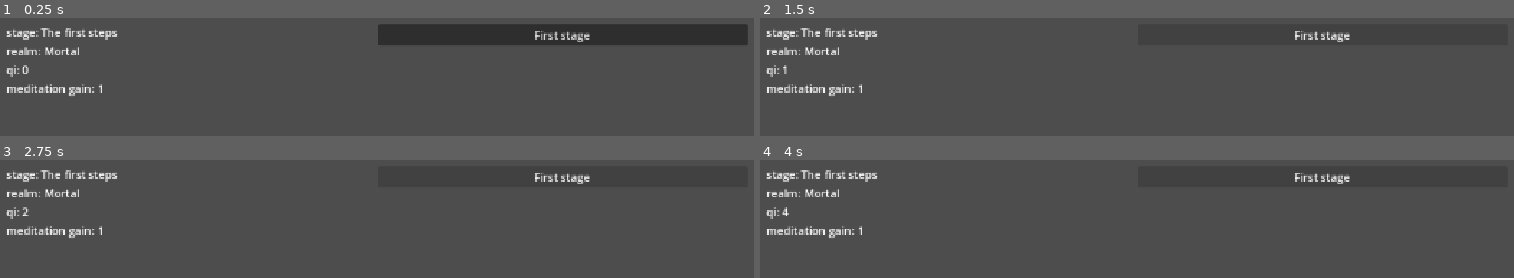
Above: before the commit, frames 1-4 (two rows, left to right).
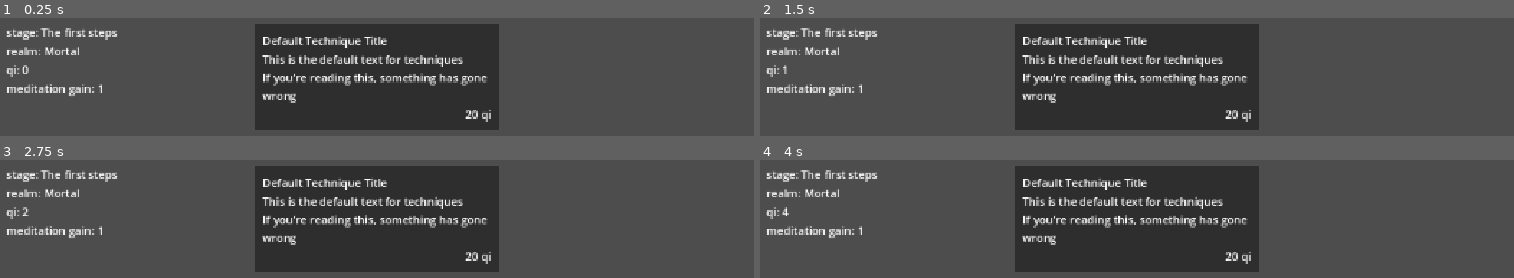
Above: after the commit, the same moments.

Repository: sininen-blue/untitled-xianxia-incremental
Game: Godot game, scene res://src/core/main/main.tscn
The game is run twice, just before and just after one commit, with the same random seed, the same clock (stepped at 60 frames per second) and the same inputs.
Inputs (mouse positions are in pixels of both pictures, inside the frame that each line leads up to):
- Up to frame 1 (0.25 s): no input
- Up to frame 2 (1.5 s): click (1325, 34) at 0.5 s, where only the run before the commit has a clickable "First stage"; click (1325, 34) at 1.25 s, where only the run before the commit has a clickable "First stage"
- Up to frame 3 (2.75 s): click (565, 176) at 2 s, where only the run before the commit has a clickable "First stage"
- Up to frame 4 (4 s): tap Enter at 2.75 s; tap Space at 3.5 s

The runs differ from the first frame. In frame 1, 30% of the frame differs, in the area x 33-100%, y 5-95%; in frame 2, 25%; in frame 3, 25%; in frame 4, 25%.

Commit message:
technique

Diff:
--- /dev/null
+++ b/src/resources/themes/main.tres
@@ -0,0 +1,3 @@
+[gd_resource type="Theme" format=3 uid="uid://l4mmehyo7jxy"]
+
+[resource]
--- a/src/ui/main_ui/main_ui.tscn
+++ b/src/ui/main_ui/main_ui.tscn
@@ -1,6 +1,8 @@
 [gd_scene format=3 uid="uid://dpr3eafsrn75o"]
 
+[ext_resource type="Theme" uid="uid://l4mmehyo7jxy" path="res://src/resources/themes/main.tres" id="1_tmtft"]
 [ext_resource type="Script" uid="uid://btr8barxd2ra6" path="res://src/ui/main_ui/main_ui.gd" id="1_yhysy"]
+[ext_resource type="PackedScene" uid="uid://lr4aohubi8s3" path="res://src/ui/technique_card/technique_card.tscn" id="2_jhtxo"]
 
 [node name="MainUI" type="Control" unique_id=1625819330]
 layout_mode = 3
@@ -9,6 +11,7 @@
 anchor_bottom = 1.0
 grow_horizontal = 2
 grow_vertical = 2
+theme = ExtResource("1_tmtft")
 script = ExtResource("1_yhysy")
 metadata/_edit_lock_ = true
 
@@ -34,23 +37,36 @@
 [node name="StageLabel" type="Label" parent="MarginContainer/Main/Stats" unique_id=1001363483]
 unique_name_in_owner = true
 layout_mode = 2
+text = "Stage: "
 
 [node name="RealmLabel" type="Label" parent="MarginContainer/Main/Stats" unique_id=1043749135]
 unique_name_in_owner = true
 layout_mode = 2
+text = "Realm"
 
 [node name="QiLabel" type="Label" parent="MarginContainer/Main/Stats" unique_id=1795059035]
 unique_name_in_owner = true
 layout_mode = 2
+text = "Qi: "
 
 [node name="MeditationGainLabel" type="Label" parent="MarginContainer/Main/Stats" unique_id=520145019]
 unique_name_in_owner = true
 layout_mode = 2
+text = "Meditation Gain: "
 
-[node name="Techniques" type="VBoxContainer" parent="MarginContainer/Main" unique_id=161377309]
+[node name="ScrollContainer" type="ScrollContainer" parent="MarginContainer/Main" unique_id=1107817299]
 layout_mode = 2
 size_flags_horizontal = 3
 
-[node name="Button" type="Button" parent="MarginContainer/Main/Techniques" unique_id=1047500064]
+[node name="Techniques" type="VBoxContainer" parent="MarginContainer/Main/ScrollContainer" unique_id=161377309]
+unique_name_in_owner = true
 layout_mode = 2
-text = "First stage "
+size_flags_horizontal = 3
+
+[node name="TechniqueCard" parent="MarginContainer/Main/ScrollContainer/Techniques" unique_id=1899685124 instance=ExtResource("2_jhtxo")]
+layout_mode = 2
+
+[node name="Shop" type="VBoxContainer" parent="MarginContainer/Main" unique_id=1760074264]
+unique_name_in_owner = true
+layout_mode = 2
+size_flags_horizontal = 3
--- /dev/null
+++ b/src/ui/technique_card/technique_card.gd
@@ -0,0 +1,4 @@
+class_name TechniqueCard
+extends MarginContainer
+
+@export var cost_type: int = 0
--- /dev/null
+++ b/src/ui/technique_card/technique_card.tscn
@@ -0,0 +1,50 @@
+[gd_scene format=3 uid="uid://lr4aohubi8s3"]
+
+[ext_resource type="Script" uid="uid://dn7i161xi4q0s" path="res://src/ui/technique_card/technique_card.gd" id="1_ksjgd"]
+
+[node name="TechniqueCard" type="MarginContainer" unique_id=753202031]
+anchors_preset = 8
+anchor_left = 0.5
+anchor_top = 0.5
+anchor_right = 0.5
+anchor_bottom = 0.5
+offset_left = -150.0
+offset_top = -102.5
+offset_right = 54.0
+offset_bottom = 102.5
+grow_horizontal = 2
+grow_vertical = 2
+size_flags_horizontal = 3
+script = ExtResource("1_ksjgd")
+
+[node name="Background" type="ColorRect" parent="." unique_id=1894028873]
+layout_mode = 2
+color = Color(0, 0, 0, 0.39215687)
+
+[node name="TextMargins" type="MarginContainer" parent="." unique_id=785373490]
+layout_mode = 2
+theme_override_constants/margin_left = 12
+theme_override_constants/margin_top = 12
+theme_override_constants/margin_right = 12
+theme_override_constants/margin_bottom = 12
+
+[node name="VBoxContainer" type="VBoxContainer" parent="TextMargins" unique_id=523609296]
+layout_mode = 2
+
+[node name="Title" type="Label" parent="TextMargins/VBoxContainer" unique_id=2048813653]
+layout_mode = 2
+text = "Default Technique Title"
+
+[node name="Description" type="Label" parent="TextMargins/VBoxContainer" unique_id=753279791]
+custom_minimum_size = Vector2(1, 1)
+layout_mode = 2
+text = "This is the default text for techniques
+If you're reading this, something has gone wrong"
+autowrap_mode = 3
+
+[node name="Cost" type="Label" parent="TextMargins/VBoxContainer" unique_id=1342379275]
+custom_minimum_size = Vector2(1, 1)
+layout_mode = 2
+text = "20 qi"
+horizontal_alignment = 2
+autowrap_mode = 3
Not shown, added: src/ui/technique_card/technique_card.gd.uid
